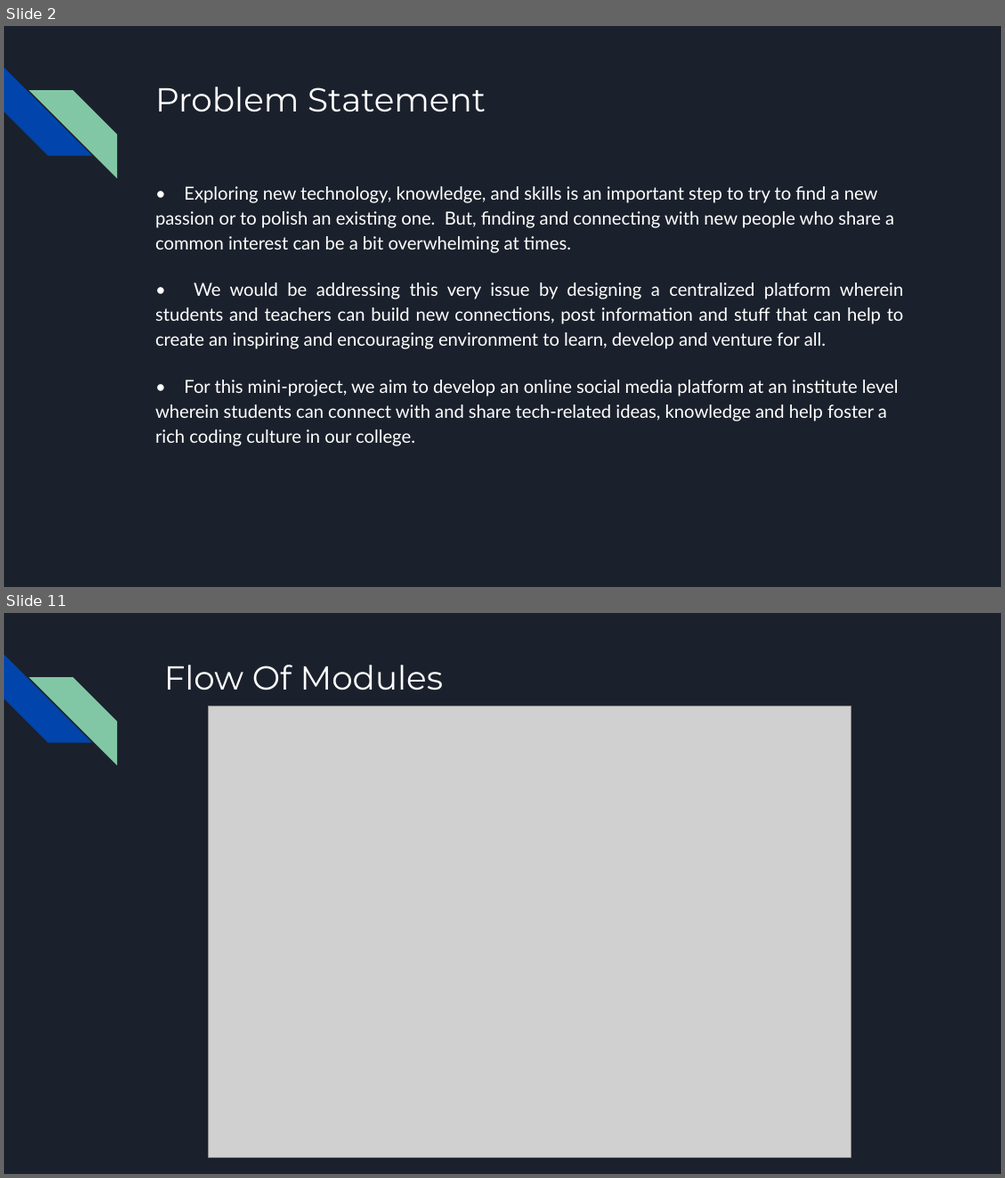
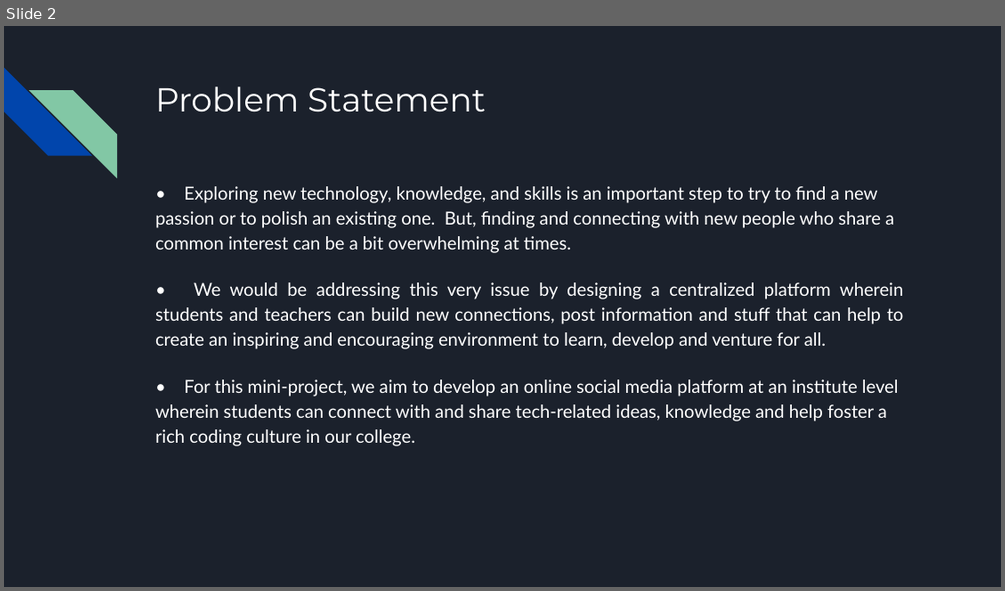
Before and after one commit to riddhi-narkar/connecture, a slide deck: docs/Mini Project grp 10.pptx. Shown one above the other, each under a label of ours: slides 2 and 11 before the commit, slide 2 after it; the slides between them are not shown. The pictures are 1005x1178 and 1005x591 pixels, drawn with LibreOffice and Linux fonts; fonts in the diff are those of the drawing; grey boxes stand for pictures. Boxes give left, top, right and bottom in pixels: in the first picture for what was removed or moved away, otherwise in the second. Text is boxed around its words. In the diff, an @@ line names an element or a change of style, - is before the commit and + after.

```diff
--- a/docs/Mini Project grp 10.pptx
+++ b/docs/Mini Project grp 10.pptx
@@ slide 11 removed at (4,613,1001,1174), background #1B212C; not listed: 2 template elements that a slide beside it also shows @@
@@ title removed at (164,665,443,690) @@
-Flow Of Modules
@@ picture removed at (209,706,851,1158) @@
```
Also in this commit, not shown: 1 slide changed, 10 other slides removed, 6 other files.
